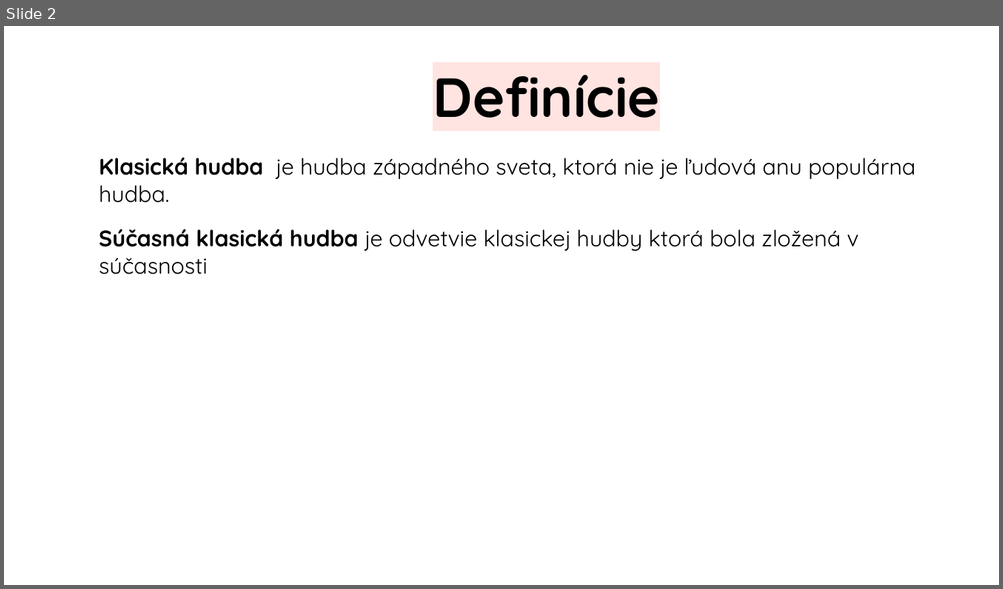
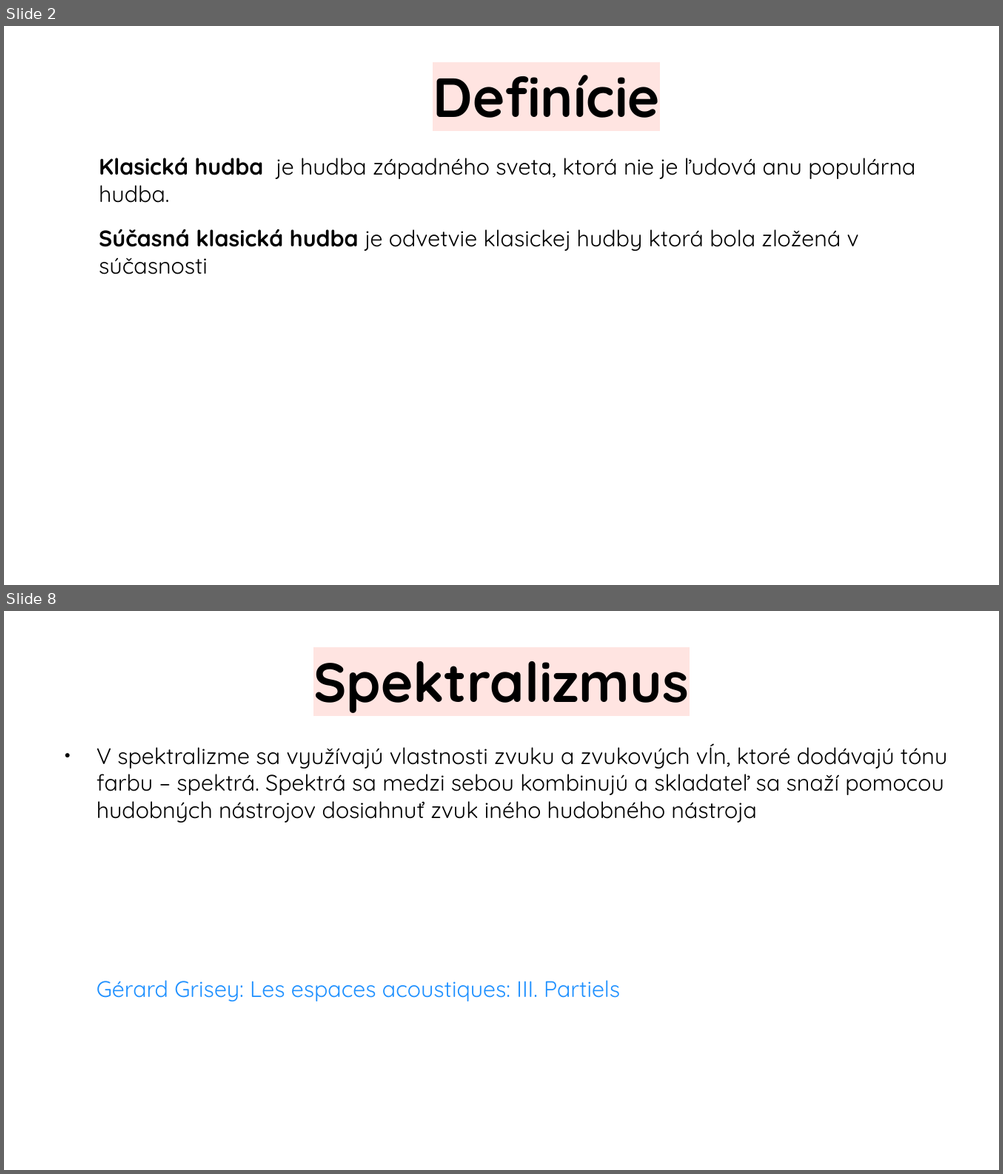
Before and after one commit to jenca-adam/skolskeveci, a slide deck: hudobna/sucasna-vazna-hudba/prezentazia.odp. Shown one above the other, each under a label of ours: slide 2 before the commit, slides 2 and 8 after it; the slides between them are not shown. The pictures are 1003x589 and 1003x1174 pixels, drawn with LibreOffice and Linux fonts; fonts in the diff are those of the drawing. Boxes give left, top, right and bottom in pixels: in the first picture for what was removed or moved away, otherwise in the second. Text is boxed around its words. In the diff, an @@ line names an element or a change of style, - is before the commit and + after.

```diff
--- a/hudobna/sucasna-vazna-hudba/prezentazia.odp
+++ b/hudobna/sucasna-vazna-hudba/prezentazia.odp
@@ slide 8 added at (4,611,999,1170), background #FFFFFF @@
@@ title added at (313,661,688,713), 44 pt, text #000000, bold @@
+Spektralizmus
@@ text added at (96,743,947,1002), 18 pt, text #000000 @@
+● V spektralizme sa využívajú vlastnosti zvuku a zvukových vĺn, ktoré dodávajú tónu farbu – spektrá. Spektrá sa medzi sebou kombinujú a skladateľ sa snaží pomocou hudobných nástrojov dosiahnuť zvuk iného hudobného nástroja
+Gérard Grisey: Les espaces acoustiques: III. Partiels
```
Also in this commit, not shown: 3 slides changed, 10 other slides added, 13 other files.
